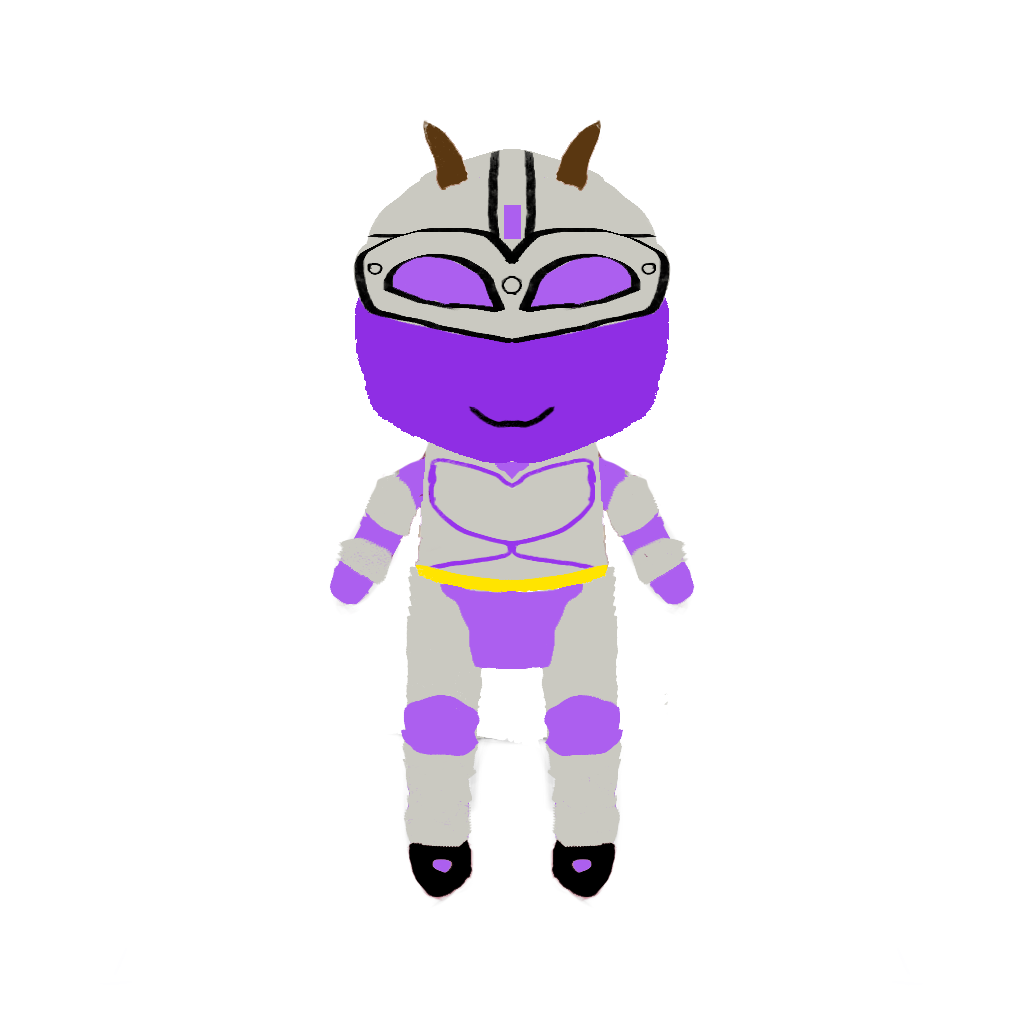
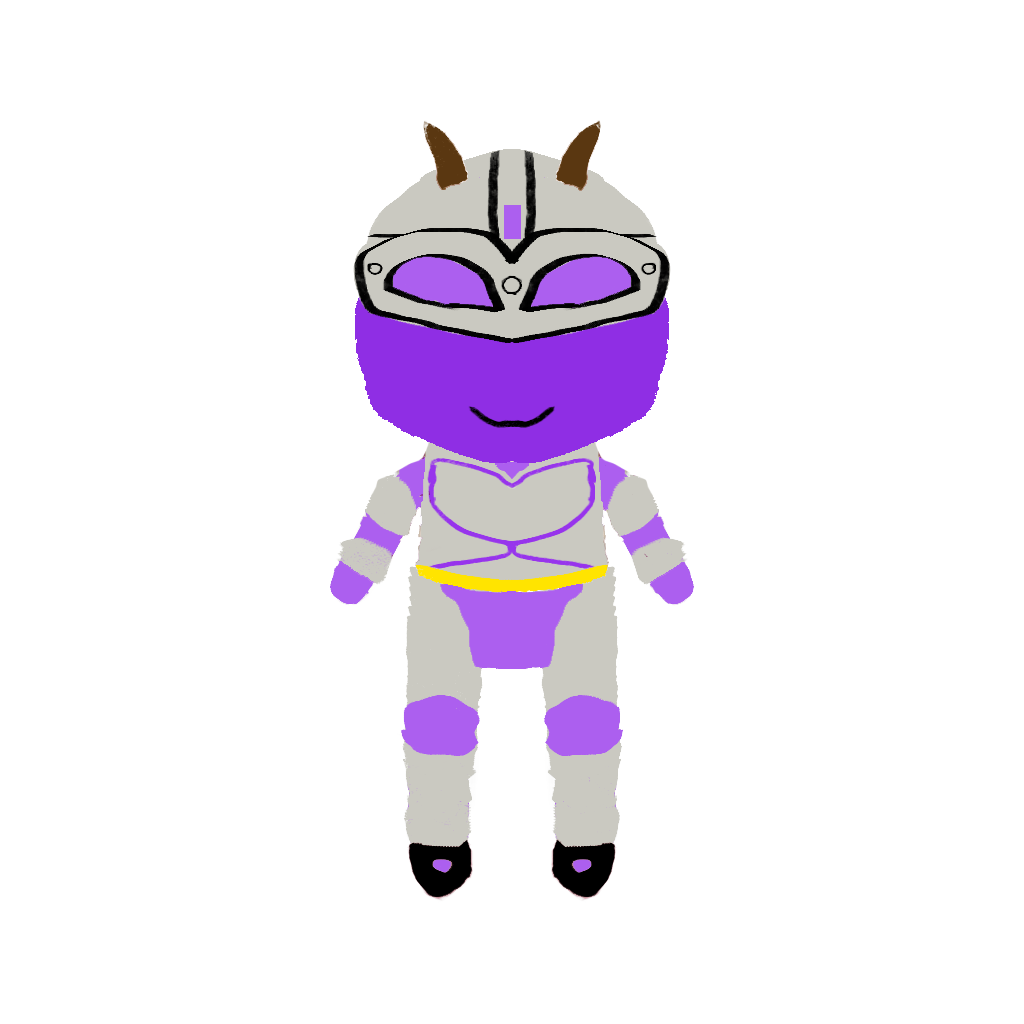
Revision of a layered 1024 × 1024 image; what changed, layer by layer:
painted on "Layer 1" over (329, 119, 695, 907)